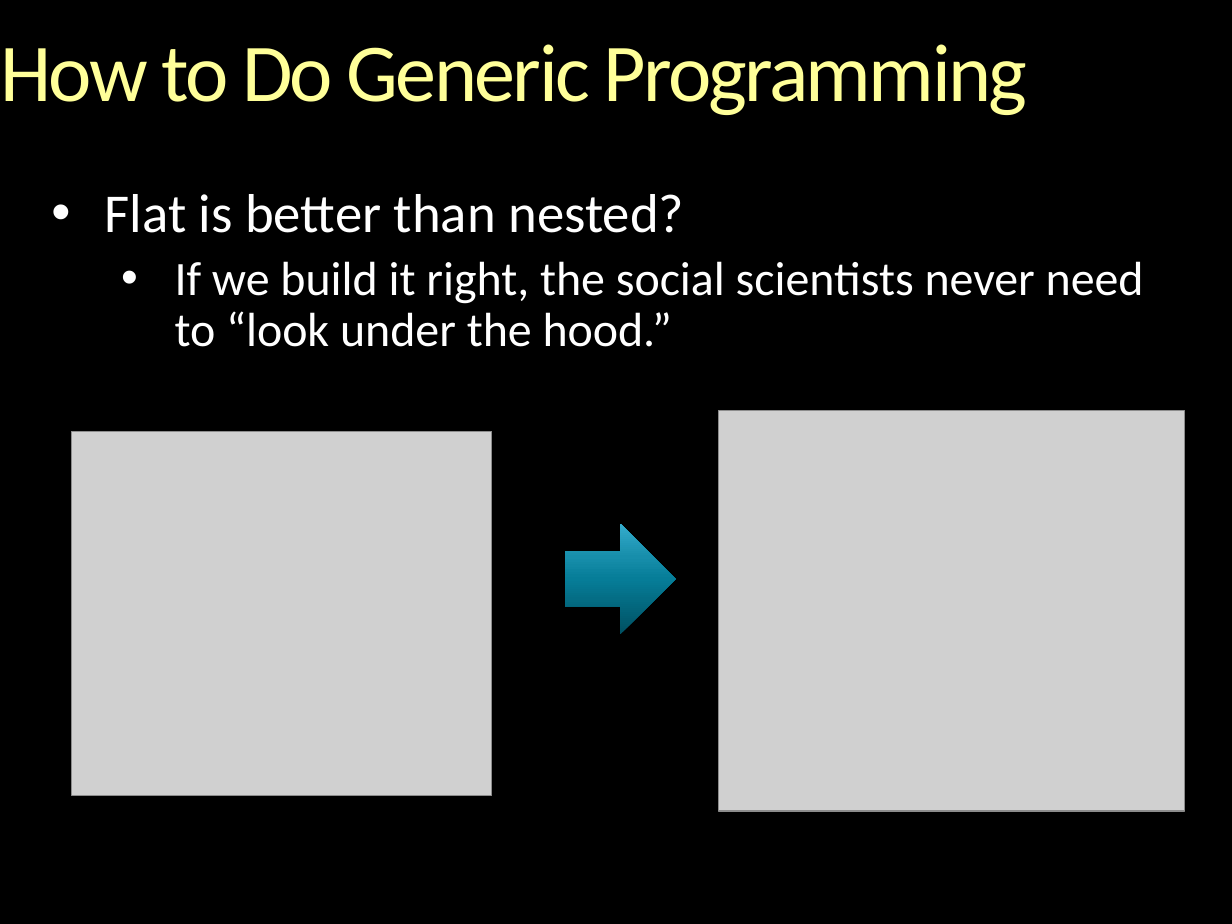
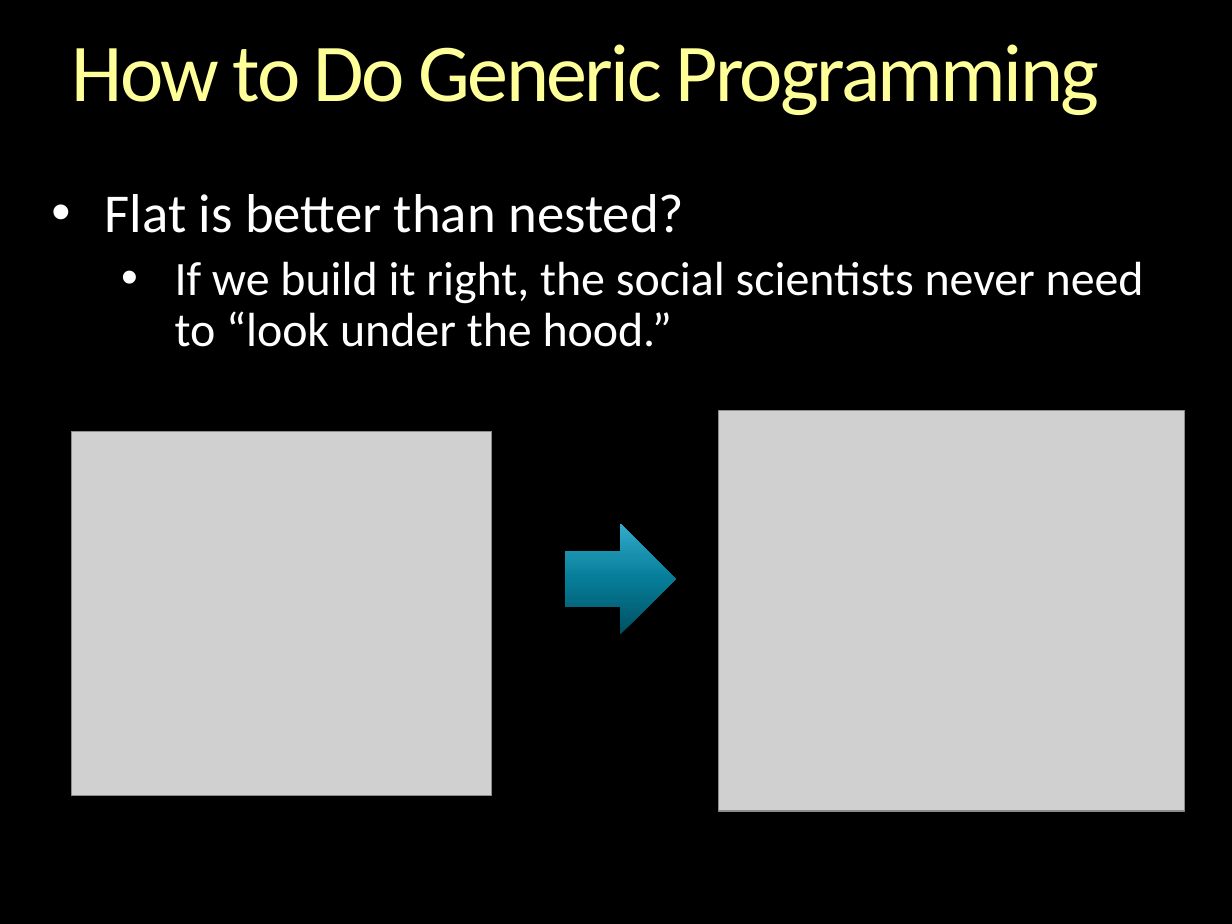
Before and after one commit to gcallah/indras_net, a slide deck: slide 23 of docs/GenericProgrammingAndABM.pptx (slide 20 before the commit). Drawn at 1232x924 pixels with LibreOffice and Linux fonts; fonts in the diff are those of the drawing; grey boxes stand for pictures; background and template pictures are left out. Boxes give left, top, right and bottom in pixels: in the first picture for what was removed or moved away, otherwise in the second. Text is boxed around its words. In the diff, an @@ line names an element or a change of style, - is before the commit and + after.

```diff
--- a/docs/GenericProgrammingAndABM.pptx
+++ b/docs/GenericProgrammingAndABM.pptx
@@ title "How to Do Generic Programming" moved from (x1=0, y1=44, x2=1028, y2=115) to (x1=72, y1=44, x2=1099, y2=115) @@
```
Also in this commit, not shown: 5 other slides changed, 4 slides added, 3 slides removed.
